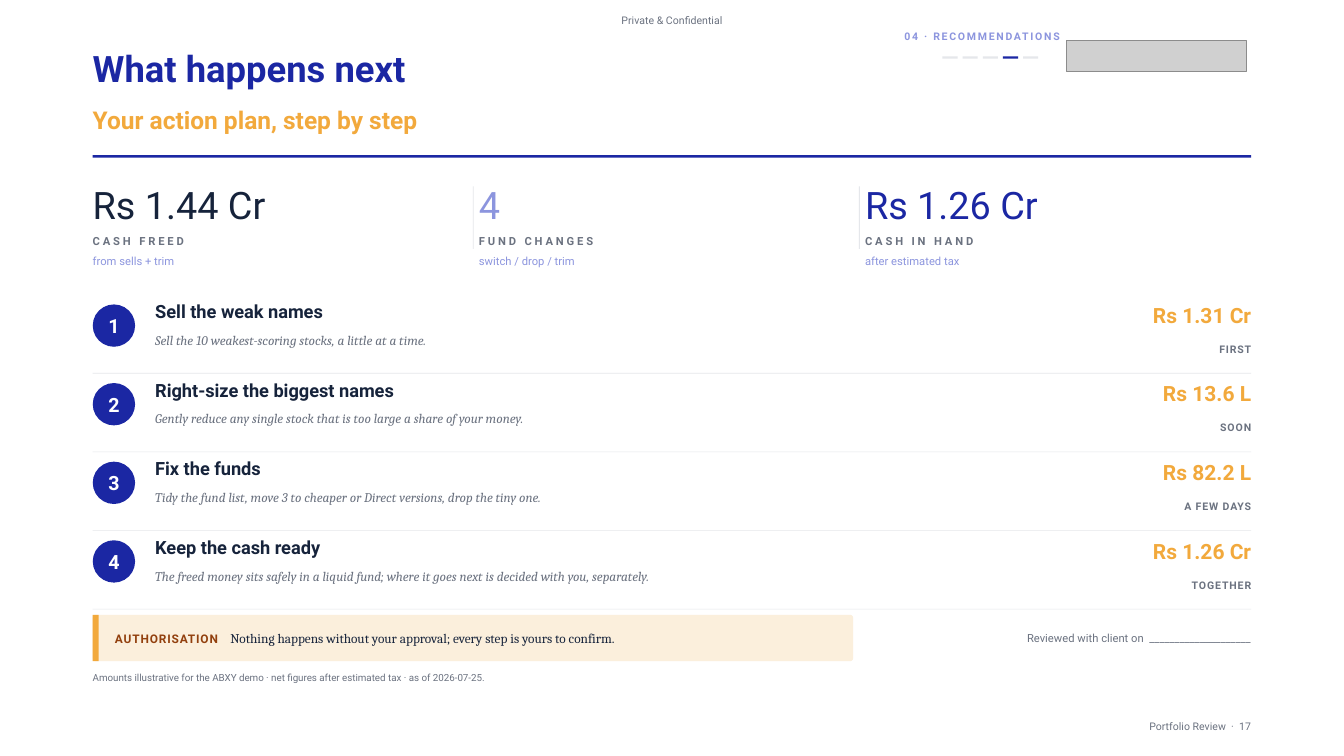
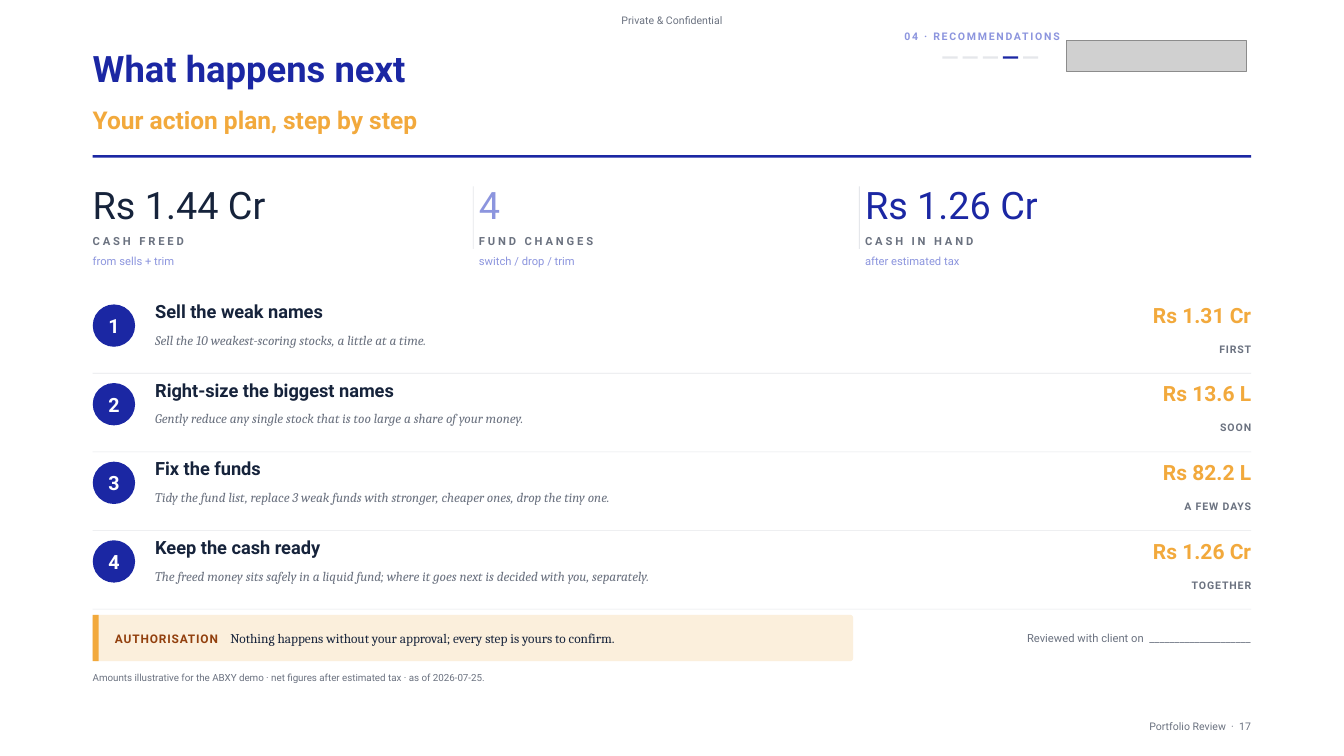
Before and after one commit to shreyas1gupta-wq/ionic-scorecard, a slide deck: slide 17 of Shreyas_Ionic_AMC/09_PRODUCT/reports/NDPMS_Portfolio_Review_ABXY_RM_Lite.pptx. Drawn at 1344x756 pixels with LibreOffice and Linux fonts; fonts in the diff are those of the drawing; grey boxes stand for pictures. Boxes give left, top, right and bottom in pixels: in the first picture for what was removed or moved away, otherwise in the second. Text is boxed around its words. In the diff, an @@ line names an element or a change of style, - is before the commit and + after.

```diff
--- a/Shreyas_Ionic_AMC/09_PRODUCT/reports/NDPMS_Portfolio_Review_ABXY_RM_Lite.pptx
+++ b/Shreyas_Ionic_AMC/09_PRODUCT/reports/NDPMS_Portfolio_Review_ABXY_RM_Lite.pptx
@@ text at [155,493,610,505]: text changed @@
-Tidy the fund list, move 3 to cheaper or Direct versions, drop the tiny one.
+Tidy the fund list, replace 3 weak funds with stronger, cheaper ones, drop the tiny one.
```
Also in this commit, not shown: 7 other files.
